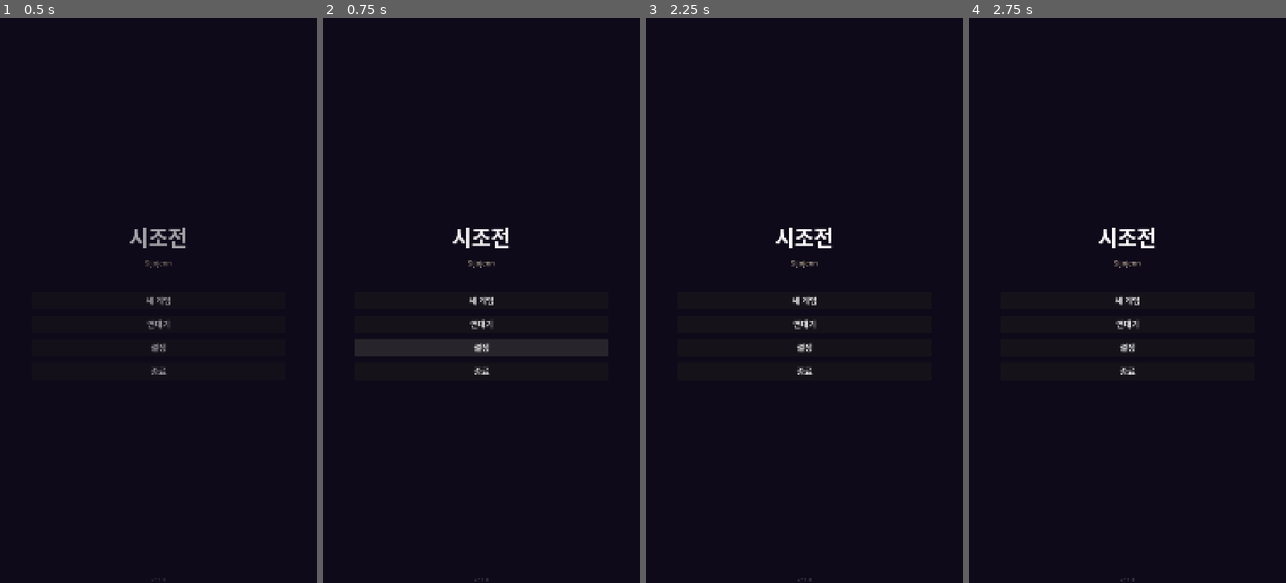
Above: before the commit, frames 1-4 (left to right).
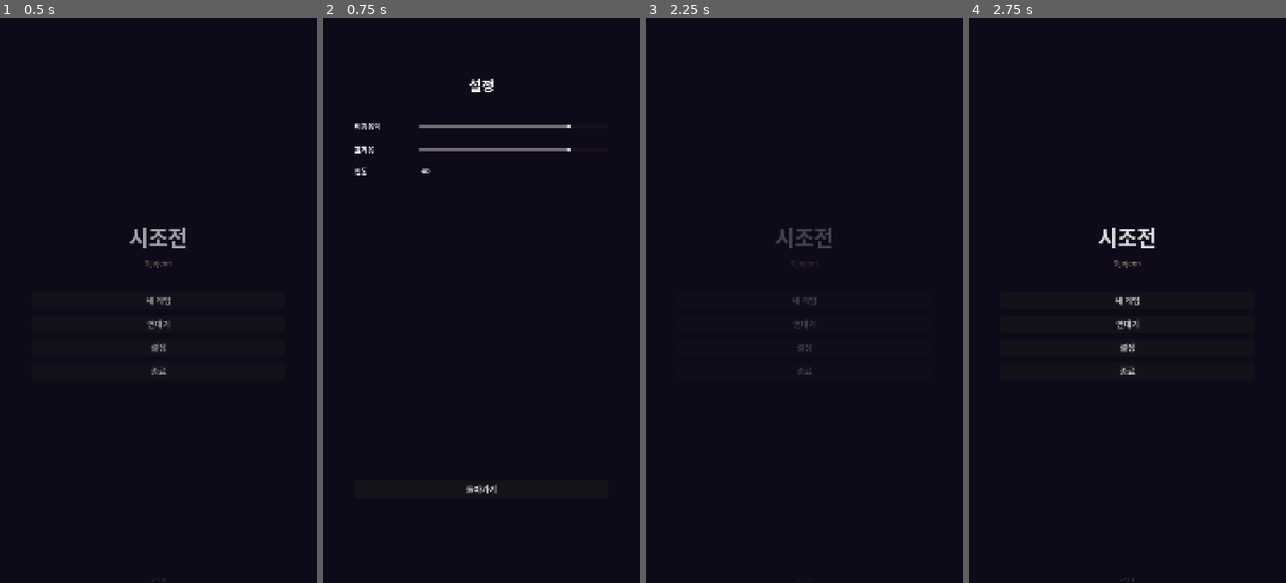
Above: after the commit, the same moments.

Repository: dongmin1213/Sijojeon
Game: Godot game, scene res://scenes/title/title_screen.tscn
The game is run twice, just before and just after one commit, with the same random seed, the same clock (stepped at 60 frames per second) and the same inputs.
Inputs (mouse positions are in pixels of both pictures, inside the frame that each line leads up to):
- Up to frame 1 (0.5 s): no input
- Up to frame 2 (0.75 s): click "설정" at 0.5 s
- Up to frame 3 (2.25 s): click (747, 170) at 1.27 s; click (804, 486) at 2 s, where only the run after the commit has a clickable "돌아가기"
- Up to frame 4 (2.75 s): no input

Frame 1 is identical in both runs. In frame 2, 4.0% of the frame differs, in the area x 10-90%, y 10-100%; in frame 3, 0.6%; in frame 4, 0.3%.

Commit message:
Add settings screen with volume controls and vibration toggle (ZER-78)
- New settings scene: BGM/SFX volume sliders, vibration toggle, back button
- SaveManager: settings save/load with defaults (user://settings.json)
- GameManager: add SETTINGS state and scene path
- AudioManager: load saved volume on startup
- TitleScreen: connect settings button to new scene

Co-Authored-By: Paperclip <noreply@paperclip.ing>

Diff:
--- /dev/null
+++ b/scenes/settings/settings.gd
@@ -0,0 +1,52 @@
+extends Control
+
+## 설정 화면. 사운드 볼륨, 진동 on/off를 조절하고 SaveManager에 저장한다.
+
+@onready var bgm_slider: HSlider = $VBoxContainer/BGMContainer/BGMSlider
+@onready var sfx_slider: HSlider = $VBoxContainer/SFXContainer/SFXSlider
+@onready var vibration_check: CheckButton = $VBoxContainer/VibrationContainer/VibrationCheck
+@onready var back_button: Button = $VBoxContainer/BackButton
+
+
+func _ready() -> void:
+	# 저장된 설정 로드
+	var settings := SaveManager.load_settings()
+	bgm_slider.value = settings.get("bgm_volume", 0.8)
+	sfx_slider.value = settings.get("sfx_volume", 0.8)
+	vibration_check.button_pressed = settings.get("vibration", true)
+
+	# 시그널 연결
+	bgm_slider.value_changed.connect(_on_bgm_changed)
+	sfx_slider.value_changed.connect(_on_sfx_changed)
+	vibration_check.toggled.connect(_on_vibration_toggled)
+	back_button.pressed.connect(_on_back_pressed)
+
+	# 즉시 적용
+	AudioManager.bgm_volume = bgm_slider.value
+	AudioManager.sfx_volume = sfx_slider.value
+
+
+func _on_bgm_changed(value: float) -> void:
+	AudioManager.bgm_volume = value
+	_save()
+
+
+func _on_sfx_changed(value: float) -> void:
+	AudioManager.sfx_volume = value
+	_save()
+
+
+func _on_vibration_toggled(_pressed: bool) -> void:
+	_save()
+
+
+func _save() -> void:
+	SaveManager.save_settings({
+		"bgm_volume": bgm_slider.value,
+		"sfx_volume": sfx_slider.value,
+		"vibration": vibration_check.button_pressed,
+	})
+
+
+func _on_back_pressed() -> void:
+	GameManager.change_state(GameManager.GameState.TITLE)
--- /dev/null
+++ b/scenes/settings/settings.tscn
@@ -0,0 +1,104 @@
+[gd_scene load_steps=2 format=3 uid="uid://settings_screen"]
+
+[ext_resource type="Script" path="res://scenes/settings/settings.gd" id="1"]
+
+[node name="Settings" type="Control"]
+layout_mode = 3
+anchors_preset = 15
+anchor_right = 1.0
+anchor_bottom = 1.0
+grow_horizontal = 2
+grow_vertical = 2
+script = ExtResource("1")
+
+[node name="Background" type="ColorRect" parent="."]
+layout_mode = 1
+anchors_preset = 15
+anchor_right = 1.0
+anchor_bottom = 1.0
+color = Color(0.06, 0.04, 0.1, 1)
+
+[node name="VBoxContainer" type="VBoxContainer" parent="."]
+layout_mode = 1
+anchor_left = 0.1
+anchor_top = 0.1
+anchor_right = 0.9
+anchor_bottom = 0.85
+grow_horizontal = 2
+grow_vertical = 2
+theme_override_constants/separation = 30
+
+[node name="TitleLabel" type="Label" parent="VBoxContainer"]
+layout_mode = 2
+theme_override_font_sizes/font_size = 48
+text = "설정"
+horizontal_alignment = 1
+
+[node name="Spacer" type="Control" parent="VBoxContainer"]
+layout_mode = 2
+custom_minimum_size = Vector2(0, 20)
+
+[node name="BGMContainer" type="HBoxContainer" parent="VBoxContainer"]
+layout_mode = 2
+theme_override_constants/separation = 20
+
+[node name="BGMLabel" type="Label" parent="VBoxContainer/BGMContainer"]
+layout_mode = 2
+custom_minimum_size = Vector2(200, 0)
+theme_override_font_sizes/font_size = 24
+text = "배경음악"
+vertical_alignment = 1
+
+[node name="BGMSlider" type="HSlider" parent="VBoxContainer/BGMContainer"]
+layout_mode = 2
+size_flags_horizontal = 3
+min_value = 0.0
+max_value = 1.0
+step = 0.05
+value = 0.8
+custom_minimum_size = Vector2(0, 50)
+
+[node name="SFXContainer" type="HBoxContainer" parent="VBoxContainer"]
+layout_mode = 2
+theme_override_constants/separation = 20
+
+[node name="SFXLabel" type="Label" parent="VBoxContainer/SFXContainer"]
+layout_mode = 2
+custom_minimum_size = Vector2(200, 0)
+theme_override_font_sizes/font_size = 24
+text = "효과음"
+vertical_alignment = 1
+
+[node name="SFXSlider" type="HSlider" parent="VBoxContainer/SFXContainer"]
+layout_mode = 2
+size_flags_horizontal = 3
+min_value = 0.0
+max_value = 1.0
+step = 0.05
+value = 0.8
+custom_minimum_size = Vector2(0, 50)
+
+[node name="VibrationContainer" type="HBoxContainer" parent="VBoxContainer"]
+layout_mode = 2
+theme_override_constants/separation = 20
+
+[node name="VibrationLabel" type="Label" parent="VBoxContainer/VibrationContainer"]
+layout_mode = 2
+custom_minimum_size = Vector2(200, 0)
+theme_override_font_sizes/font_size = 24
+text = "진동"
+vertical_alignment = 1
+
+[node name="VibrationCheck" type="CheckButton" parent="VBoxContainer/VibrationContainer"]
+layout_mode = 2
+button_pressed = true
+
+[node name="Spacer2" type="Control" parent="VBoxContainer"]
+layout_mode = 2
+size_flags_vertical = 3
+
+[node name="BackButton" type="Button" parent="VBoxContainer"]
+layout_mode = 2
+custom_minimum_size = Vector2(0, 60)
+theme_override_font_sizes/font_size = 28
+text = "돌아가기"
--- a/scenes/title/title_screen.gd
+++ b/scenes/title/title_screen.gd
@@ -44,8 +44,7 @@
 
 
 func _on_settings_pressed() -> void:
-	# 설정 화면 (ZER-78에서 구현 예정, 현재는 placeholder)
-	push_warning("TitleScreen: 설정 화면 미구현")
+	GameManager.change_state(GameManager.GameState.SETTINGS)
 
 
 func _on_quit_pressed() -> void:
--- a/scripts/autoload/audio_manager.gd
+++ b/scripts/autoload/audio_manager.gd
@@ -56,6 +56,11 @@
 		p.bus = "SFX"
 		add_child(p)
 		_sfx_players.append(p)
+
+	# 저장된 볼륨 설정 로드
+	var settings := SaveManager.load_settings()
+	bgm_volume = settings.get("bgm_volume", 0.8)
+	sfx_volume = settings.get("sfx_volume", 0.8)
 
 	# GameManager 상태 변경 시 BGM 자동 전환
 	GameManager.state_changed.connect(_on_game_state_changed)
--- a/scripts/autoload/game_manager.gd
+++ b/scripts/autoload/game_manager.gd
@@ -7,6 +7,7 @@
 	TITLE,
 	CHARACTER_SELECT,
 	CHRONICLE,
+	SETTINGS,
 	MAP,
 	BATTLE,
 	EVENT,
@@ -35,6 +36,8 @@
 			return "res://scenes/character_select/character_select.tscn"
 		GameState.CHRONICLE:
 			return "res://scenes/chronicle/chronicle.tscn"
+		GameState.SETTINGS:
+			return "res://scenes/settings/settings.tscn"
 		GameState.MAP:
 			return "res://scenes/map/run_map.tscn"
 		GameState.BATTLE:
--- a/scripts/autoload/save_manager.gd
+++ b/scripts/autoload/save_manager.gd
@@ -5,6 +5,7 @@
 
 const SAVE_PATH := "user://save_data.json"
 const META_PATH := "user://meta_data.json"
+const SETTINGS_PATH := "user://settings.json"
 
 signal save_completed(success: bool)
 
@@ -79,6 +80,28 @@
 	save_meta(meta)
 
 
+# --- 설정 저장/로드 ---
+
+const DEFAULT_SETTINGS := {
+	"bgm_volume": 0.8,
+	"sfx_volume": 0.8,
+	"vibration": true,
+}
+
+
+func save_settings(settings: Dictionary) -> bool:
+	return _write_json(SETTINGS_PATH, settings)
+
+
+func load_settings() -> Dictionary:
+	var data := _read_json(SETTINGS_PATH)
+	# 기본값 병합
+	for key in DEFAULT_SETTINGS:
+		if not data.has(key):
+			data[key] = DEFAULT_SETTINGS[key]
+	return data
+
+
 # --- 내부 유틸 ---
 
 func _write_json(path: String, data: Dictionary) -> bool:
